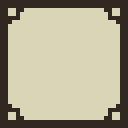
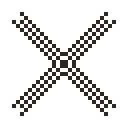
Before/after of a 128x128 layered artwork. What changed in the layer stack:
added layer "Layer 5" above "Layer 4" over [12, 12, 116, 116]
added layer "Layer 3" above "Layer 2" over [20, 20, 108, 108]
hid "Layer 1" over [0, 0, 128, 128]
